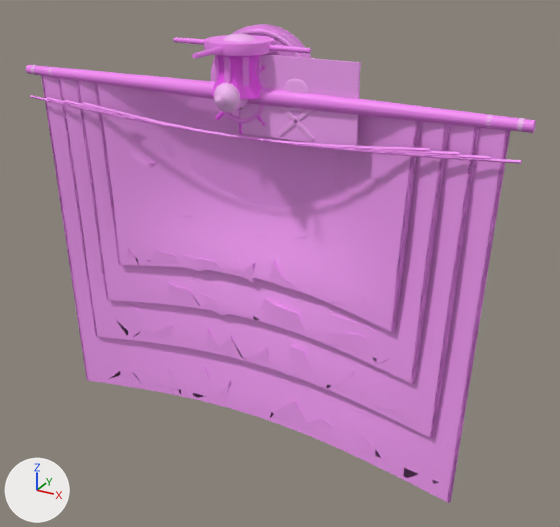
A saved change to the glTF model art/models/ship_parts.glb.
The view is the same before and after, from a 50 mm camera at (7.7, -12.47, 2.93) aimed at (0.54, 0.56, -3.59). Every picture has the same lights, and +X, +Y and +Z are marked at lower left. The first picture is the older version.

Names of what the first picture shows: 'capstan', 'emblem', 'flag', 'sail_0_0', 'sail_0_1', 'sail_1_0', 'sail_1_1', 'sail_torn_0_0', 'sail_torn_0_1', 'sail_torn_1_0', 'sail_torn_1_1', 'yard_1_0' and 5 more.
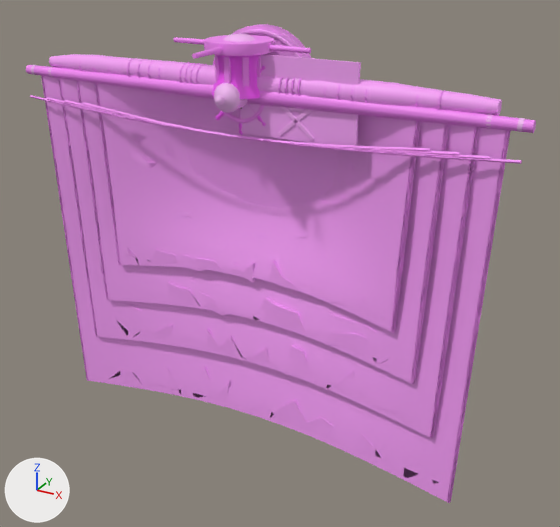
Boxes [x1, y1, x2, y2] around the edits, measured in the pictures (560 x 527 px):
```json
{"object": "furl_1_0", "change": "added", "after": [49, 54, 502, 116]}
{"object": "furl_0_0", "change": "added", "after": [93, 59, 443, 109]}
{"object": "furl_1_1", "change": "added", "after": [108, 57, 341, 100]}
{"object": "furl_0_1", "change": "added", "after": [123, 59, 326, 97], "on screen": "mostly hidden"}
```

Edits to the scene script, one JSON object a line:
```json
{"op": "add", "block": "me_furl_1_1", "code": ["me_furl_1_1 = bpy.data.meshes.new('furl_1_1')", "me_furl_1_1.from_pydata(...)  # 464 vertices, 896 faces; spans x -3.84..3.84, y -0.16..0.4, z -0.07..0.45", "me_furl_1_1.materials.append(mat_defaultmaterial_007)"]}
{"op": "add", "block": "me_furl_1_0", "code": ["me_furl_1_0 = bpy.data.meshes.new('furl_1_0')", "me_furl_1_0.from_pydata(...)  # 464 vertices, 896 faces; spans x -4.8..4.8, y -0.16..0.4, z -0.06..0.45", "me_furl_1_0.materials.append(mat_defaultmaterial_006)"]}
{"op": "add", "block": "me_furl_0_1", "code": ["me_furl_0_1 = bpy.data.meshes.new('furl_0_1')", "me_furl_0_1.from_pydata(...)  # 464 vertices, 896 faces; spans x -3.36..3.36, y -0.16..0.4, z -0.06..0.45", "me_furl_0_1.materials.append(mat_defaultmaterial_005)"]}
{"op": "add", "block": "me_furl_0_0", "code": ["me_furl_0_0 = bpy.data.meshes.new('furl_0_0')", "me_furl_0_0.from_pydata(...)  # 464 vertices, 896 faces; spans x -4.32..4.32, y -0.16..0.4, z -0.05..0.45", "me_furl_0_0.materials.append(mat_defaultmaterial_004)"]}
{"op": "add", "block": "ob_furl_1_1", "code": ["ob_furl_1_1 = bpy.data.objects.new('furl_1_1', me_furl_1_1)", "ob_furl_1_1.location = (0.0, 0.0, 0.0)"]}
{"op": "add", "block": "ob_furl_1_0", "code": ["ob_furl_1_0 = bpy.data.objects.new('furl_1_0', me_furl_1_0)", "ob_furl_1_0.location = (0.0, 0.0, 0.0)"]}
{"op": "add", "block": "ob_furl_0_1", "code": ["ob_furl_0_1 = bpy.data.objects.new('furl_0_1', me_furl_0_1)", "ob_furl_0_1.location = (0.0, 0.0, 0.0)"]}
{"op": "add", "block": "ob_furl_0_0", "code": ["ob_furl_0_0 = bpy.data.objects.new('furl_0_0', me_furl_0_0)", "ob_furl_0_0.location = (0.0, 0.0, 0.0)"]}
```
